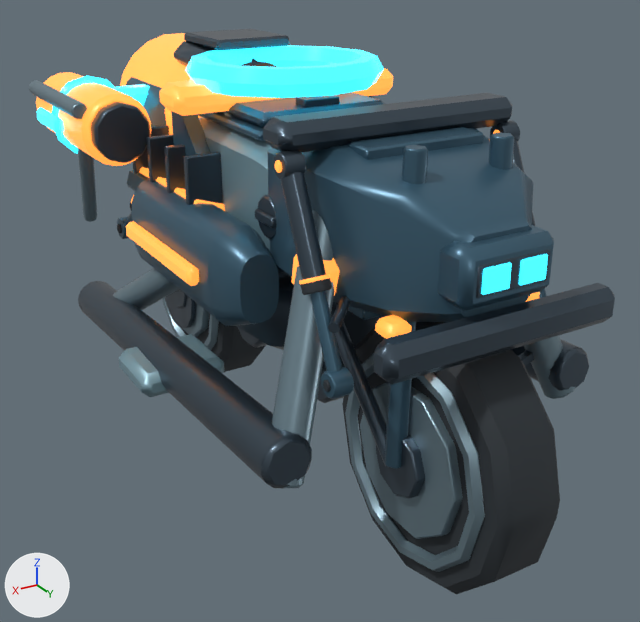
What one commit did to the FBX model unity/RogueCommandAssetAuthoring/Assets/RogueCommandExpansionSample/Models/SkirmishStrikeBike.fbx.
Rendered twice from a 50 mm lens placed at (1.34, 2.32, 1.67), pointed at (-0.02, 0.07, 0.54). The lights are fixed; the arrows at lower left show +X, +Y and +Z. The older version comes first. Where no turn or scale is listed for an object, it has been applied to the vertices. Vertices at exactly the same position are counted once.

In view in the first picture: 'SkirmishStrikeBike_Batch_Strike_Bike_Arc_Cyan', 'SkirmishStrikeBike_Batch_Strike_Bike_Armor', 'SkirmishStrikeBike_Batch_Strike_Bike_Gunmetal', 'SkirmishStrikeBike_Batch_Strike_Bike_Light_Armor', 'SkirmishStrikeBike_Batch_Strike_Bike_Tire', 'SkirmishStrikeBike_Batch_Strike_Bike_Warning_Orange', 'SkirmishStrikeBike_Batch_Strike_Bike_Wheel_Metal'.
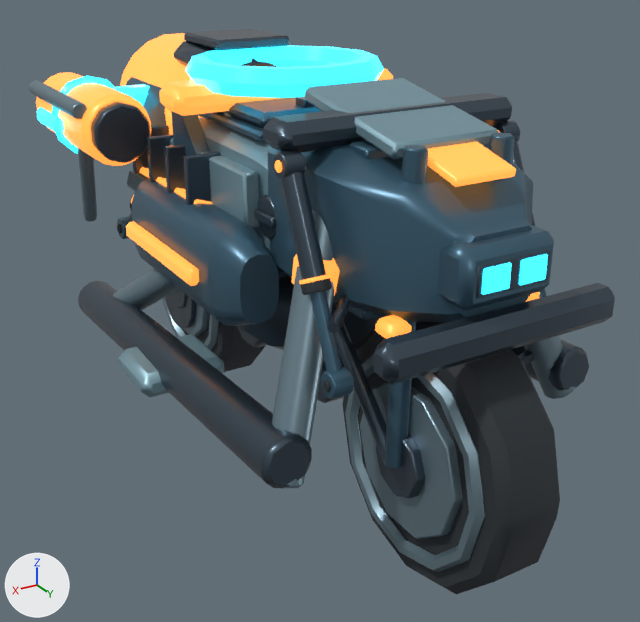
Where the newer file only moved an object's origin or applied its transform, the numbers keep the older frame.

Changed parts and their boxes (x1, y1, x2, y2) in the pictures (640 x 622 px):
'SkirmishStrikeBike_Batch_Strike_Bike_Light_Armor', reshaped: before (119, 96, 322, 397); after (119, 78, 499, 397)
part 1 of me_tmp_strikebikearmor_batterypod_mesh_002, added (cyan): after (305, 78, 499, 160)
part 2 of me_tmp_strikebikearmor_batterypod_mesh_002, added (cyan): after (170, 138, 260, 228)
part 3 of me_cube_035, added (orange): after (427, 142, 516, 187)

What the commit changed:
me_tmp_strikebikearmor_batterypod_mesh_002 is used by ob_skirmishstrikebike_batch_strike_bike_light_armor; location (0.0, 0.0, 0.0).
me_tmp_strikebikearmor_batterypod_mesh_002 had 316 vertices, 316 faces and spanned x -0.595..0.595, y -0.46..0.28, z 0.39..1.255.
me_tmp_strikebikearmor_batterypod_mesh_002 now has 388 vertices, 394 faces and spans x -0.595..0.595, y -0.46..0.688, z 0.39..1.294.
me_tmp_strikebikearmor_batterypod_mesh_002 part 1: a new loose piece of 24 vertices spanning x -0.16..0.16, y 0.272..0.688, z 1.183..1.294, in mat_strike_bike_light_armor (cyan #7c9eaa).
me_tmp_strikebikearmor_batterypod_mesh_002 part 2: a new loose piece of 24 vertices spanning x 0.245..0.295, y -0.38..0.18, z 0.9..1.06, in mat_strike_bike_light_armor (cyan #7c9eaa).
Other edits to the shape of me_tmp_strikebikearmor_batterypod_mesh_002 do not show in these pictures.
me_cube_035 is used by ob_skirmishstrikebike_batch_strike_bike_warning_orange; location (-0.446, -0.102, 0.78).
me_cube_035 had 778 vertices, 804 faces and spanned x -0.1..0.99, y -0.92..0.91, z -0.37..0.53.
me_cube_035 now has 802 vertices, 830 faces and spans x -0.1..0.99, y -0.92..0.93, z -0.37..0.53.
me_cube_035 part 3: a new loose piece of 24 vertices spanning x 0.36..0.54, y 0.71..0.93, z 0.36..0.44, in mat_strike_bike_warning_orange (orange #fa8e3c, glowing orange #fa8e3c).
